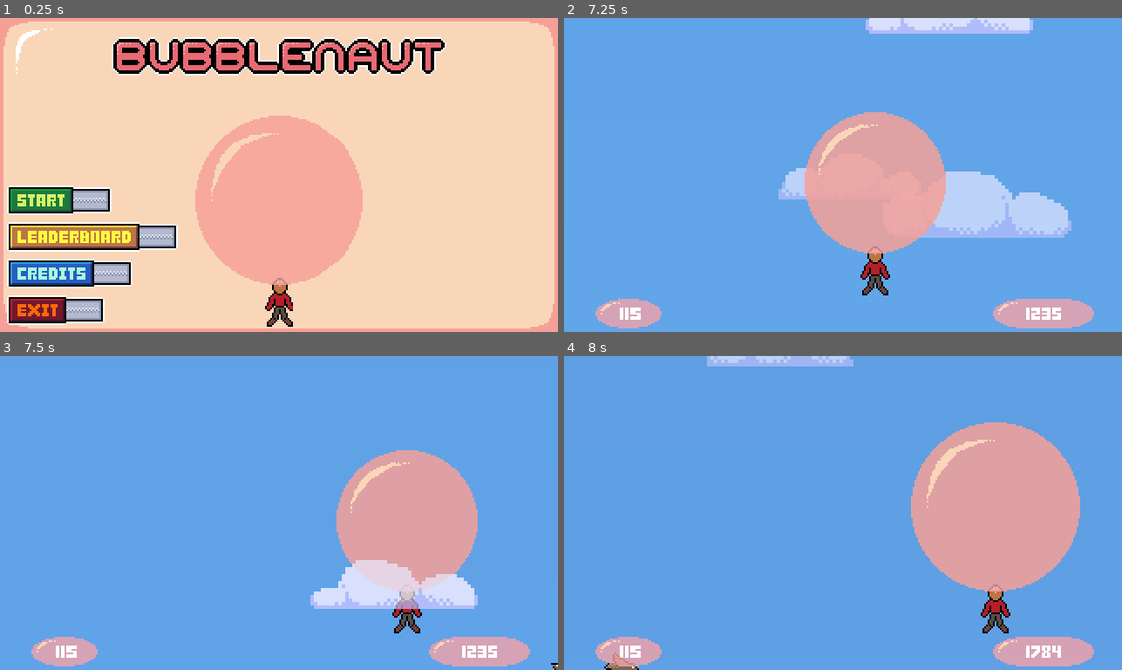
Above: before the commit, frames 1-4 (two rows, left to right).
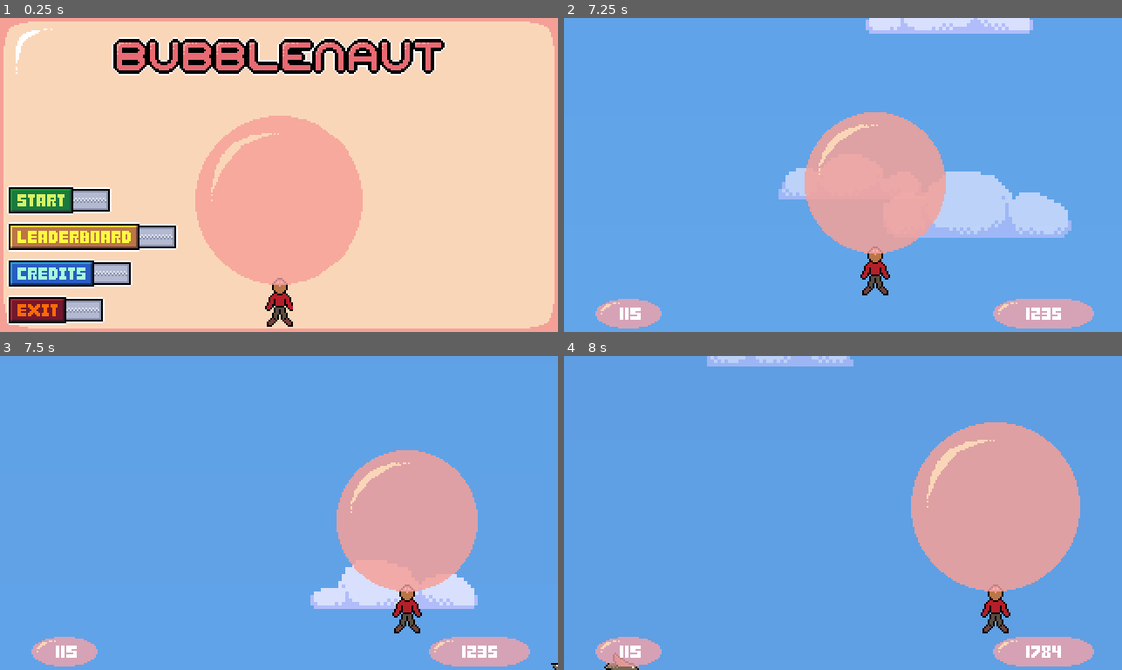
Above: after the commit, the same moments.

Repository: eagle-eye-scouter/GGJ_BubbleBlowing
Game: Godot game, scene res://scenes/main_menu.tscn
Two runs of this game, one before a commit and one after it. Both use one fixed random seed, a clock stepped at 60 frames per second and the inputs below.
Inputs (mouse positions are in pixels of both pictures, inside the frame that each line leads up to):
- Up to frame 1 (0.25 s): no input
- Up to frame 2 (7.25 s): click (658, 200) at 0.5 s; tap Enter (ui_accept) at 1.25, 1.52, 2.27, 2.75, 3.77, 4.52, 5.27, 6.77 s; hold D (player_right) 1.28-2.03 s; hold Space (player_breath) 1.28-2.03 s; hold S (player_down) 2.03-2.78 s; tap End (sacred_mode) every 1.5 s from 2.1 to 6.6 s; hold D (player_right) 2.78-3.53 s; hold Space (player_breath) 2.78-3.53 s; hold W (player_up) 3.53-4.28 s; hold Space (player_breath) 4.28-5.03 s; hold A (player_left) 4.28-5.78 s; hold S (player_down) 5.78-6.53 s; hold Space (player_breath) 5.78-6.53 s; hold D (player_right) from 6.53 s (still down)
- Up to frame 3 (7.5 s): release D (player_right) at 7.28 s; hold W (player_up) from 7.28 s (still down); hold Space (player_breath) from 7.28 s (still down)
- Up to frame 4 (8 s): keep holding W (player_up); keep holding Space (player_breath); tap Enter (ui_accept) at 7.52 s

Frames 1-2 are identical in both runs. In frame 3, 1.1% of the frame differs, in the area x 63-81%, y 65-81%; in frame 4, nothing differs.

Commit message:
Fix stars

Diff:
--- a/scenes/scroll_world.tscn
+++ b/scenes/scroll_world.tscn
@@ -325,20 +325,43 @@
 scale = Vector2(0.333333, -0.750188)
 texture = ExtResource("16_gvx8e")
 
+[node name="Stars5" type="Sprite2D" parent="Dynamic/Clouds"]
+position = Vector2(-7.66666, -11826)
+scale = Vector2(0.333333, 0.750188)
+texture = ExtResource("16_gvx8e")
+
+[node name="Stars6" type="Sprite2D" parent="Dynamic/Clouds"]
+position = Vector2(8.33334, -11795.9)
+rotation = 3.14159
+scale = Vector2(0.333333, -0.750188)
+texture = ExtResource("16_gvx8e")
+
+[node name="Stars7" type="Sprite2D" parent="Dynamic/Clouds"]
+position = Vector2(0.333336, -11615.9)
+rotation = -1.57079
+scale = Vector2(0.750188, -0.333333)
+texture = ExtResource("16_gvx8e")
+
+[node name="Cloud12" parent="Dynamic/Clouds" instance=ExtResource("5_74hj0")]
+position = Vector2(-23.6667, -1335.33)
+scale = Vector2(0.666667, 1.50038)
+
+[node name="Cloud13" parent="Dynamic/Clouds" instance=ExtResource("5_74hj0")]
+position = Vector2(-10.6667, -8268.57)
+scale = Vector2(0.666667, 1.50038)
+
+[node name="CloudB8" parent="Dynamic/Clouds" instance=ExtResource("5_74hj0")]
+position = Vector2(-39.6667, -897.224)
+scale = Vector2(0.666667, 1.50038)
+
+[node name="Stars8" type="Sprite2D" parent="Dynamic/Clouds"]
+position = Vector2(3, -11892)
+rotation = -1.57079
+scale = Vector2(0.750188, -0.333333)
+texture = ExtResource("16_gvx8e")
+
 [node name="FloorGrass" parent="Dynamic" instance=ExtResource("3_xqx3g")]
 position = Vector2(160, 174)
-
-[node name="Cloud0" parent="Dynamic" instance=ExtResource("5_74hj0")]
-position = Vector2(88, -1608)
-scale = Vector2(2, 2)
-
-[node name="Cloud3" parent="Dynamic" instance=ExtResource("5_74hj0")]
-position = Vector2(127, -10850)
-scale = Vector2(2, 2)
-
-[node name="CloudB3" parent="Dynamic" instance=ExtResource("5_74hj0")]
-position = Vector2(40, -1024)
-scale = Vector2(2, 2)
 
 [node name="SpawnerBird1" parent="Dynamic" instance=ExtResource("4_ptieh")]
 
@@ -832,27 +855,6 @@
 scale = Vector2(2, 2)
 
 [node name="UfoTracker" type="Marker2D" parent="Dynamic/UFO"]
-
-[node name="Stars" type="Sprite2D" parent="Dynamic"]
-position = Vector2(136, -15592)
-texture = ExtResource("16_gvx8e")
-
-[node name="Stars2" type="Sprite2D" parent="Dynamic"]
-position = Vector2(184, -15552)
-scale = Vector2(-1, 1)
-texture = ExtResource("16_gvx8e")
-
-[node name="Stars3" type="Sprite2D" parent="Dynamic"]
-position = Vector2(160, -15312)
-rotation = 1.5708
-scale = Vector2(-1, 1)
-texture = ExtResource("16_gvx8e")
-
-[node name="Stars4" type="Sprite2D" parent="Dynamic"]
-position = Vector2(168, -15680)
-rotation = 1.5708
-scale = Vector2(-1, 1)
-texture = ExtResource("16_gvx8e")
 
 [node name="Fixed" type="Node2D" parent="."]
 
Not shown: 2 places in scenes/scroll_world.tscn that only renumber resources
